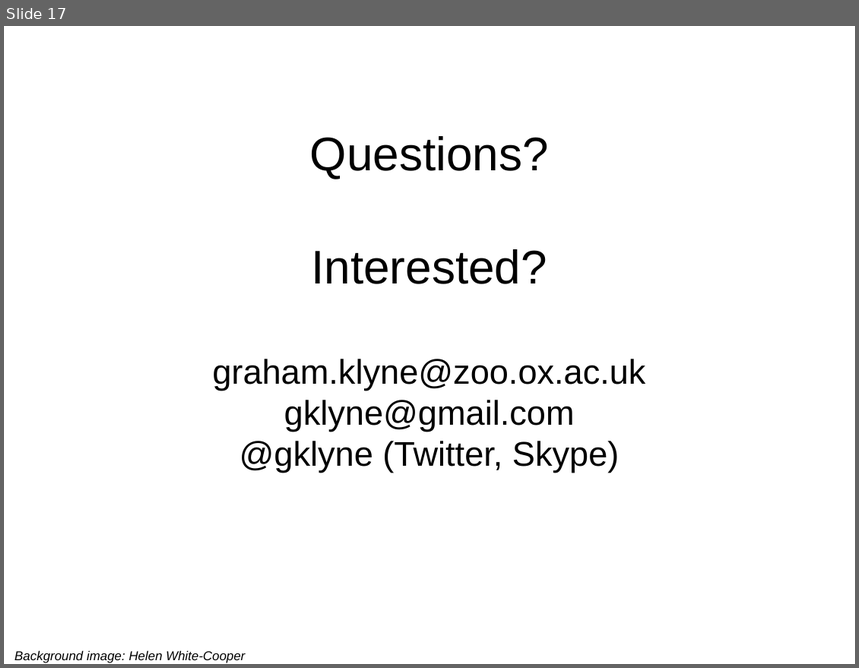
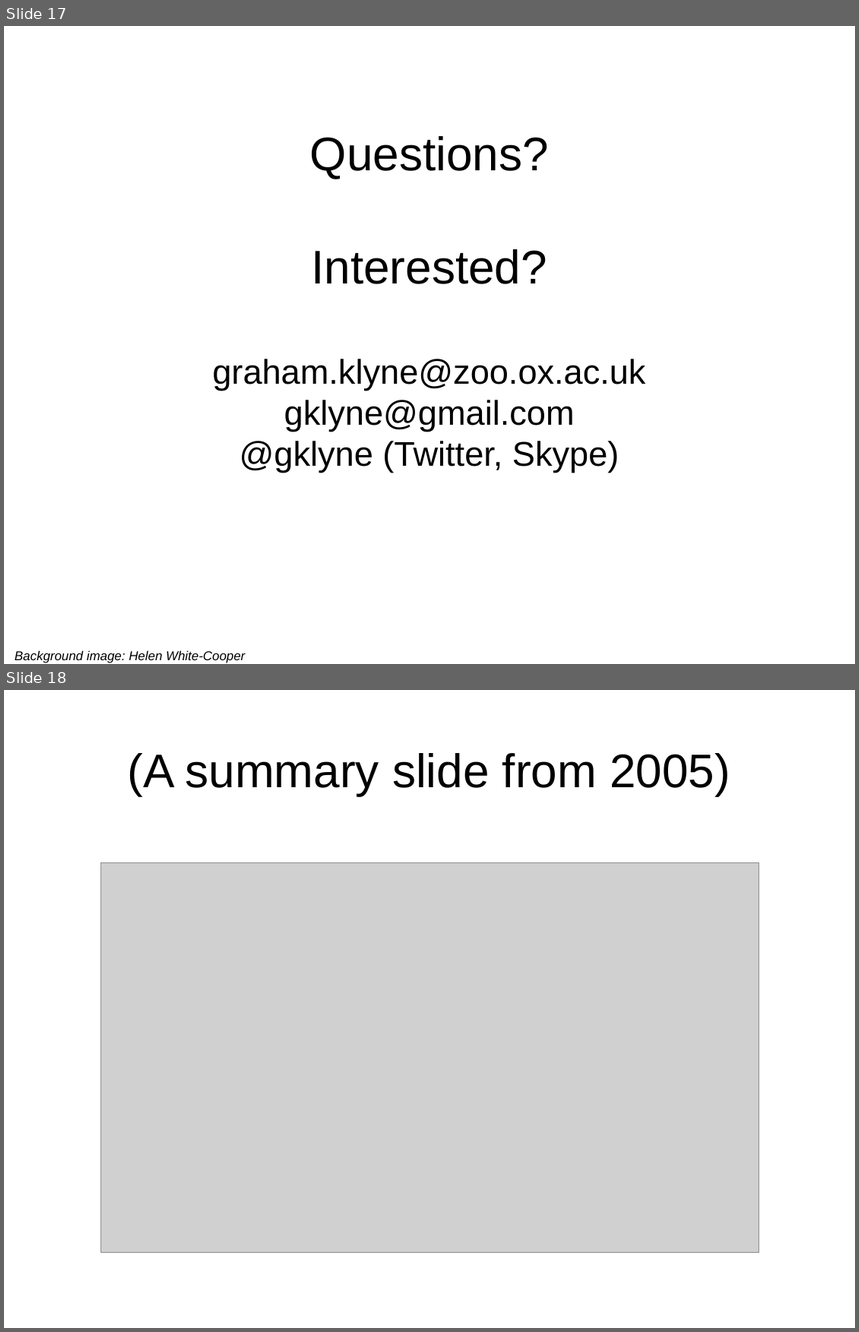
Before and after one commit to gklyne/annalist, a slide deck: presentations/annalist-pitch.odp. Shown one above the other, each under a label of ours: slide 17 before the commit, slides 17 and 18 after it. The pictures are 859x668 and 859x1332 pixels, drawn with LibreOffice and Linux fonts; fonts in the diff are those of the drawing; grey boxes stand for pictures; background and template pictures are left out. Boxes give left, top, right and bottom in pixels: in the first picture for what was removed or moved away, otherwise in the second. Text is boxed around its words. In the diff, an @@ line names an element or a change of style, - is before the commit and + after.

```diff
--- a/presentations/annalist-pitch.odp
+++ b/presentations/annalist-pitch.odp
@@ slide 18 added at [4, 690, 855, 1328], background #FFFFFF @@
@@ title added at [128, 753, 731, 796], 44 pt, text #000000 @@
+(A summary slide from 2005)
@@ picture added at [101, 863, 760, 1253] @@
```
Also in this commit, not shown: 2 slides changed, 1 other file.
